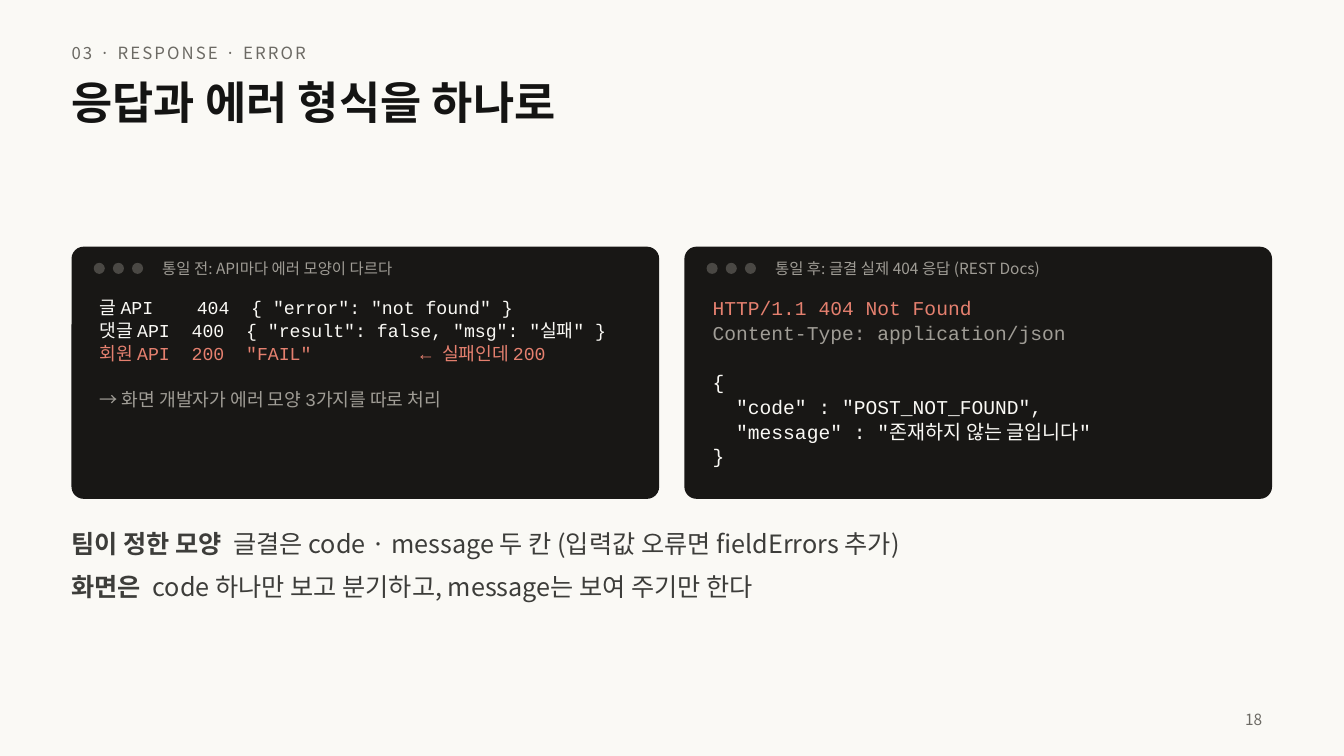
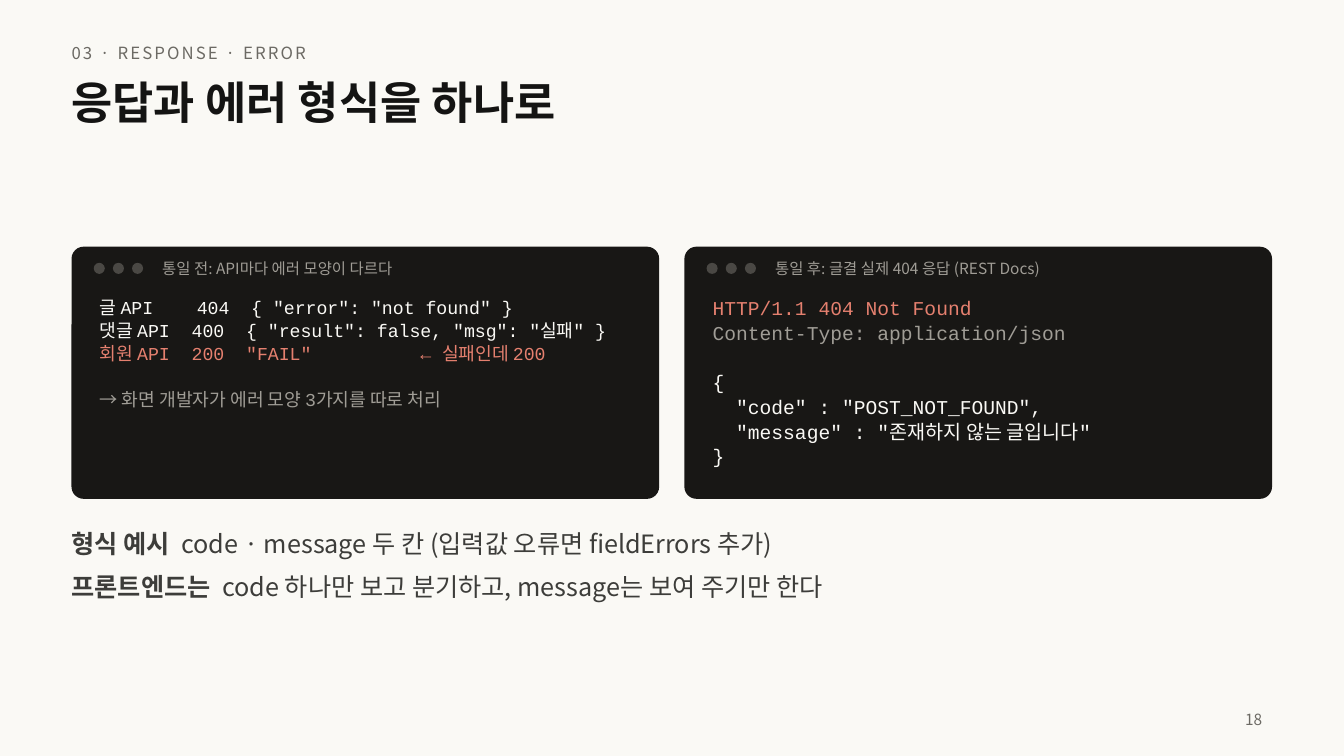
Before and after one commit to home-blog/docs-RESTful, a slide deck: slide 18 of 발표/RESTful-API-설계.pptx. Drawn at 1344x756 pixels with LibreOffice and Linux fonts; fonts in the diff are those of the drawing. Boxes give left, top, right and bottom in pixels: in the first picture for what was removed or moved away, otherwise in the second. Text is boxed around its words. In the diff, an @@ line names an element or a change of style, - is before the commit and + after.

```diff
--- a/발표/RESTful-API-설계.pptx
+++ b/발표/RESTful-API-설계.pptx
@@ text at (72, 531, 822, 603): text changed @@
-팀이 정한 모양 글결은 code · message 두 칸 (입력값 오류면 fieldErrors 추가)
-화면은 code 하나만 보고 분기하고, message는 보여 주기만 한다
+형식 예시 code · message 두 칸 (입력값 오류면 fieldErrors 추가)
+프론트엔드는 code 하나만 보고 분기하고, message는 보여 주기만 한다
```
Also in this commit, not shown: 15 other slides changed, 2 other files.
